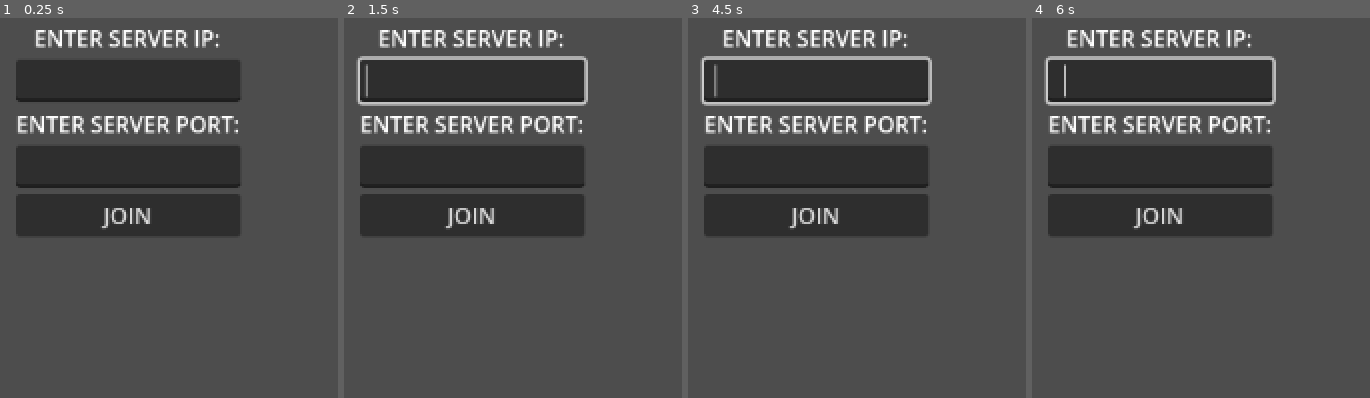
Above: before the commit, frames 1-4 (left to right).
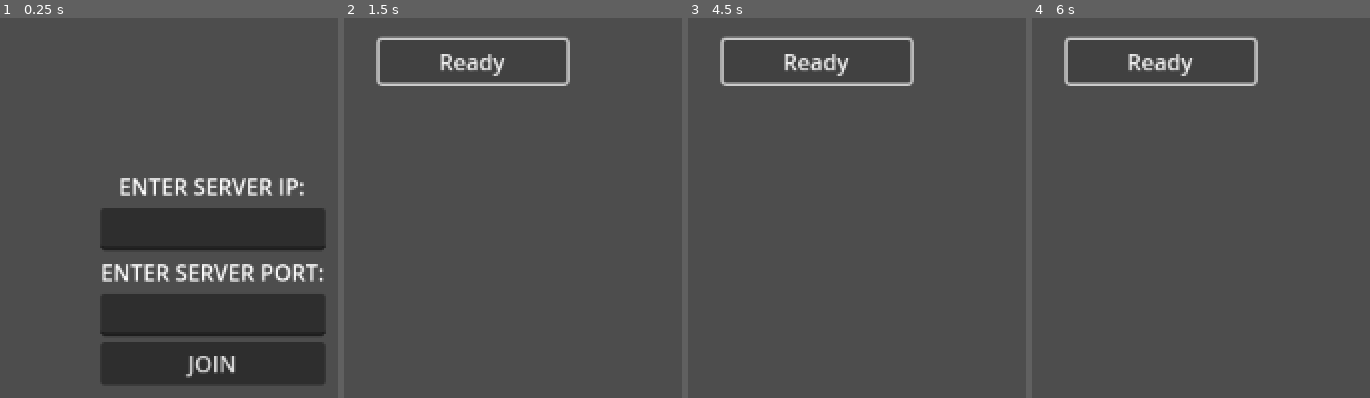
Above: after the commit, the same moments.

Repository: miikapalosaari/werewolfgame
Game: Godot game, scene res://scenes/MainMenu.tscn
The game is run twice, just before and just after one commit, with the same random seed, the same clock (stepped at 60 frames per second) and the same inputs. Before the commit the project starts from res://scenes/MainScene.tscn. The engine's default icon, where the game draws it, is replaced by a stand-in: a white triangle on a blue panel in a dark square.
Inputs (mouse positions are in pixels of both pictures, inside the frame that each line leads up to):
- Up to frame 1 (0.25 s): no input
- Up to frame 2 (1.5 s): click "JOIN" at 0.5 s; click (472, 59) at 1.25 s, where only the run after the commit has a clickable "Ready"
- Up to frame 3 (4.5 s): click (816, 59) at 2 s, where only the run after the commit has a clickable "Ready"; click (816, 59) at 2.75 s, where only the run after the commit has a clickable "Ready"; tap Enter at 3.5 s; tap Space at 4.25 s
- Up to frame 4 (6 s): tap Enter at 5 s; tap Space at 5.75 s

The runs differ from the first frame. In frame 1, 43% of the frame differs, in the area x 4-97%, y 3-97%; in frame 2, 24%; in frame 3, 24%; in frame 4, 24%.

Commit message:
Muutettu pelin kulkua siten, että aluksi client on main menussa, sitten joinaa lobbyyn ip:n ja portin avulla, sitten lobbyssa kun kaikki pelaajat ovat painaneet ready, niin peli alkaa.

Diff:
--- a/project.godot
+++ b/project.godot
@@ -11,7 +11,7 @@
 [application]
 
 config/name="werewolf"
-run/main_scene="res://scenes/MainScene.tscn"
+run/main_scene="res://scenes/MainMenu.tscn"
 config/features=PackedStringArray("4.3", "GL Compatibility")
 config/icon="res://icon.svg"
 
@@ -19,6 +19,7 @@
 
 NetworkManager="*res://scripts/NetworkManager.gd"
 RolesManager="*res://scripts/RoleManager.gd"
+GameManager="*res://scripts/GameManager.gd"
 
 [rendering]
 
--- a/scenes/LobbyScene.tscn
+++ b/scenes/LobbyScene.tscn
@@ -27,24 +27,8 @@
 size_flags_horizontal = 4
 size_flags_vertical = 4
 
-[node name="IPLabel" type="Label" parent="VBoxContainer"]
+[node name="ReadyButton" type="Button" parent="VBoxContainer"]
 layout_mode = 2
-text = "ENTER SERVER IP:"
-horizontal_alignment = 1
+text = "Ready"
 
-[node name="IPInput" type="LineEdit" parent="VBoxContainer"]
-layout_mode = 2
-
-[node name="PortLabel" type="Label" parent="VBoxContainer"]
-layout_mode = 2
-text = "ENTER SERVER PORT:"
-horizontal_alignment = 1
-
-[node name="PortInput" type="LineEdit" parent="VBoxContainer"]
-layout_mode = 2
-
-[node name="JoinButton" type="Button" parent="VBoxContainer"]
-layout_mode = 2
-text = "JOIN"
-
-[connection signal="pressed" from="VBoxContainer/JoinButton" to="." method="_on_join_button_pressed"]
+[connection signal="pressed" from="VBoxContainer/ReadyButton" to="." method="_on_ready_button_pressed"]
--- /dev/null
+++ b/scenes/MainMenu.tscn
@@ -0,0 +1,50 @@
+[gd_scene load_steps=2 format=3 uid="uid://fmt5111t1dfe"]
+
+[ext_resource type="Script" path="res://scripts/MainMenu.gd" id="1_5j1hx"]
+
+[node name="MainMenu" type="Control"]
+layout_mode = 3
+anchors_preset = 15
+anchor_right = 1.0
+anchor_bottom = 1.0
+grow_horizontal = 2
+grow_vertical = 2
+script = ExtResource("1_5j1hx")
+
+[node name="VBoxContainer" type="VBoxContainer" parent="."]
+layout_mode = 1
+anchors_preset = 8
+anchor_left = 0.5
+anchor_top = 0.5
+anchor_right = 0.5
+anchor_bottom = 0.5
+offset_left = -67.5
+offset_top = -64.0
+offset_right = 67.5
+offset_bottom = 64.0
+grow_horizontal = 2
+grow_vertical = 2
+size_flags_horizontal = 4
+size_flags_vertical = 4
+
+[node name="IPLabel" type="Label" parent="VBoxContainer"]
+layout_mode = 2
+text = "ENTER SERVER IP:"
+horizontal_alignment = 1
+
+[node name="IPInput" type="LineEdit" parent="VBoxContainer"]
+layout_mode = 2
+
+[node name="PortLabel" type="Label" parent="VBoxContainer"]
+layout_mode = 2
+text = "ENTER SERVER PORT:"
+horizontal_alignment = 1
+
+[node name="PortInput" type="LineEdit" parent="VBoxContainer"]
+layout_mode = 2
+
+[node name="JoinButton" type="Button" parent="VBoxContainer"]
+layout_mode = 2
+text = "JOIN"
+
+[connection signal="pressed" from="VBoxContainer/JoinButton" to="." method="_on_join_button_pressed"]
--- a/scenes/MainScene.tscn
+++ b/scenes/MainScene.tscn
@@ -1,14 +1,9 @@
-[gd_scene load_steps=5 format=3 uid="uid://l5k83pb0rcsy"]
+[gd_scene load_steps=3 format=3 uid="uid://l5k83pb0rcsy"]
 
-[ext_resource type="Script" path="res://scripts/GameManager.gd" id="1_qj4hg"]
-[ext_resource type="PackedScene" uid="uid://bno6v5u83fy4k" path="res://scenes/LobbyScene.tscn" id="1_uhdcp"]
 [ext_resource type="Script" path="res://scripts/PlayerSpawner.gd" id="2_0cxmt"]
 [ext_resource type="PackedScene" uid="uid://c0hrdf8eni5qm" path="res://scenes/Player.tscn" id="3_recnk"]
 
 [node name="MainScene" type="Node2D"]
-script = ExtResource("1_qj4hg")
-
-[node name="LobbyScene" parent="." instance=ExtResource("1_uhdcp")]
 
 [node name="MultiplayerSpawner" type="MultiplayerSpawner" parent="."]
 _spawnable_scenes = PackedStringArray("res://scenes/Player.tscn")
--- a/scripts/GameManager.gd
+++ b/scripts/GameManager.gd
@@ -1,4 +1,6 @@
 extends Node
+
+var playersReady: Dictionary = {}
 
 func _ready() -> void:
 	if not OS.has_feature("dedicated_server"):
@@ -14,3 +16,20 @@
 
 func _process(delta: float) -> void:
 	pass
+
+@rpc("any_peer", "call_remote")
+func playerReady():
+	var peerID = multiplayer.get_remote_sender_id()
+	playersReady[peerID] = true
+	print("Player ready:", peerID)
+	checkIfAllReady()
+
+func checkIfAllReady():
+	if playersReady.size() == multiplayer.get_peers().size():
+		print("All players ready, starting game")
+		rpc("startGame")
+
+@rpc("any_peer")
+func startGame():
+	if not OS.has_feature("dedicated_server"):
+		get_tree().change_scene_to_file("res://scenes/MainScene.tscn")
--- a/scripts/Lobby.gd
+++ b/scripts/Lobby.gd
@@ -1,10 +1,4 @@
 extends Control
 
-@onready var ipInput = $VBoxContainer/IPInput
-@onready var portInput = $VBoxContainer/PortInput
-
-func _on_join_button_pressed() -> void:
-	var ip = ipInput.text.strip_edges()
-	var port = portInput.text.strip_edges()
-	print("joining to: " + ip + ":" + port)
-	NetworkManager.startClient(ip, port.to_int())
+func _on_ready_button_pressed() -> void:
+	GameManager.rpc_id(1, "playerReady")
--- /dev/null
+++ b/scripts/MainMenu.gd
@@ -0,0 +1,13 @@
+extends Control
+
+@onready var ipInput = $VBoxContainer/IPInput
+@onready var portInput = $VBoxContainer/PortInput
+
+func _on_join_button_pressed() -> void:
+	var ip = ipInput.text.strip_edges()
+	var port = portInput.text.strip_edges()
+	print("joining to: " + ip + ":" + port)
+	NetworkManager.startClient(ip, port.to_int())
+	if not OS.has_feature("dedicated_server"):
+		print("Joining to lobby")
+		get_tree().change_scene_to_file("res://scenes/LobbyScene.tscn")
